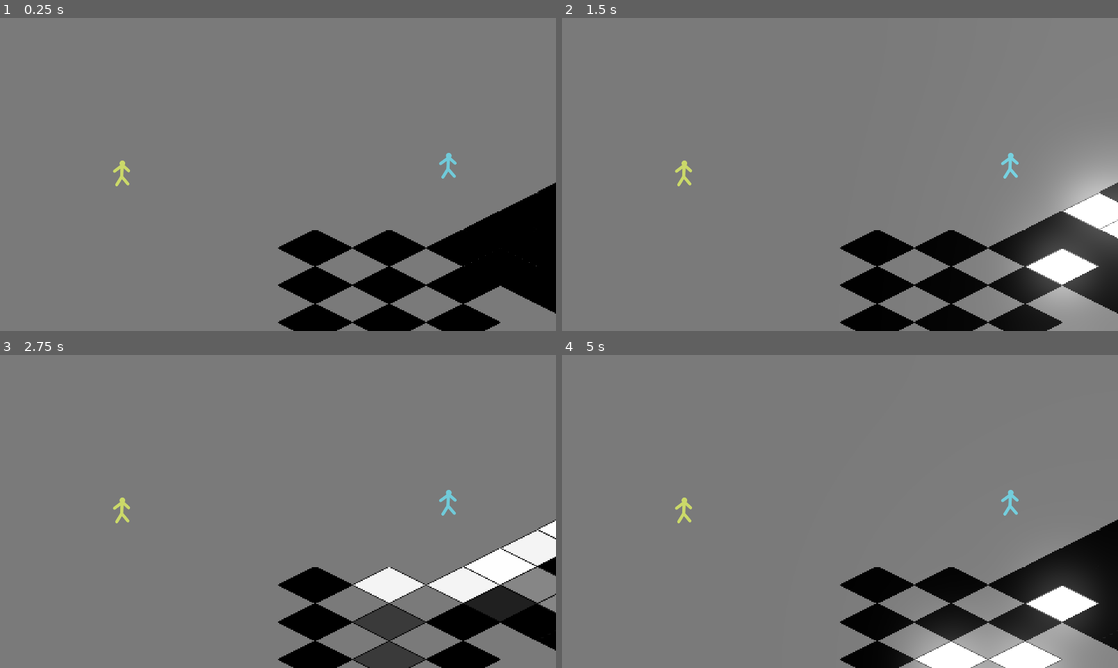
Above: before the commit, frames 1-4 (two rows, left to right).
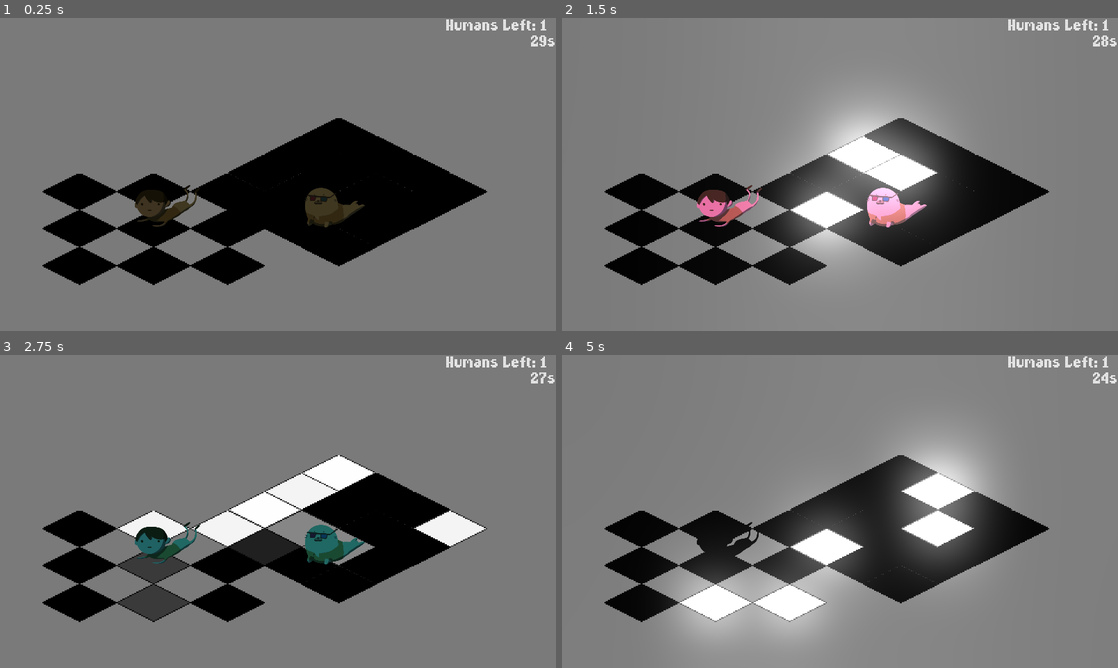
Above: after the commit, the same moments.

Repository: API-Beast/Seal-Clubbing
Game: Godot game, scene res://Main.tscn
Same seed, same stepped clock (60 frames per second), same inputs: the game is played once before the commit and once after it.
Inputs:
- Up to frame 1 (0.25 s): no input
- Up to frame 2 (1.5 s): no input
- Up to frame 3 (2.75 s): no input
- Up to frame 4 (5 s): no input

The runs differ from the first frame. In frame 1, 30% of the frame differs, in the area x 7-100%, y 0-100%; in frame 2, 36%; in frame 3, 29%; in frame 4, 40%.

Commit message:
Basic UI

Diff:
--- /dev/null
+++ b/Font.tres
@@ -0,0 +1,11 @@
+[gd_resource type="DynamicFont" load_steps=2 format=2]
+
+[ext_resource path="res://Assets/LLDISCO_.TTF" type="DynamicFontData" id=1]
+
+[resource]
+
+size = 48
+use_mipmaps = false
+use_filter = false
+font_data = ExtResource( 1 )
+_sections_unfolded = [ "Extra Spacing", "Font", "Settings" ]
--- /dev/null
+++ b/GameState.gd
@@ -0,0 +1,12 @@
+extends Node
+
+export var lives = 3
+
+func _ready():
+	randomize()
+
+func game_over():
+	pass
+
+func get_humans_left():
+	return get_tree().get_nodes_in_group("humans").size()
--- /dev/null
+++ b/HUD.tscn
@@ -0,0 +1,71 @@
+[gd_scene load_steps=4 format=2]
+
+[ext_resource path="res://Font.tres" type="DynamicFont" id=1]
+[ext_resource path="res://Humans Label.gd" type="Script" id=2]
+[ext_resource path="res://TimeLabel.gd" type="Script" id=3]
+
+[node name="HUD" type="CanvasLayer" index="0"]
+
+layer = 1
+offset = Vector2( 0, 0 )
+rotation = 0.0
+scale = Vector2( 1, 1 )
+transform = Transform2D( 1, 0, 0, 1, 0, 0 )
+
+[node name="Control" type="Control" parent="." index="0"]
+
+anchor_left = 0.0
+anchor_top = 0.0
+anchor_right = 1.0
+anchor_bottom = 1.0
+rect_pivot_offset = Vector2( 0, 0 )
+mouse_filter = 0
+mouse_default_cursor_shape = 0
+size_flags_horizontal = 1
+size_flags_vertical = 1
+
+[node name="HumansLabel" type="Label" parent="Control" index="0"]
+
+anchor_left = 1.0
+anchor_top = 0.0
+anchor_right = 1.0
+anchor_bottom = 0.0
+margin_left = -380.0
+margin_top = 3.0
+margin_right = 1.0
+margin_bottom = 52.0
+rect_pivot_offset = Vector2( 0, 0 )
+mouse_filter = 2
+mouse_default_cursor_shape = 0
+size_flags_horizontal = 1
+size_flags_vertical = 4
+custom_fonts/font = ExtResource( 1 )
+text = "Humans Left: 14"
+percent_visible = 1.0
+lines_skipped = 0
+max_lines_visible = -1
+script = ExtResource( 2 )
+_sections_unfolded = [ "Material", "Theme", "Visibility", "custom_constants", "custom_fonts" ]
+
+[node name="TimeLabel" type="Label" parent="Control" index="1"]
+
+anchor_left = 1.0
+anchor_top = 0.0
+anchor_right = 1.0
+anchor_bottom = 0.0
+margin_left = -87.0
+margin_top = 57.0
+margin_bottom = 106.0
+rect_pivot_offset = Vector2( 0, 0 )
+mouse_filter = 2
+mouse_default_cursor_shape = 0
+size_flags_horizontal = 1
+size_flags_vertical = 4
+custom_fonts/font = ExtResource( 1 )
+text = "30s"
+percent_visible = 1.0
+lines_skipped = 0
+max_lines_visible = -1
+script = ExtResource( 3 )
+_sections_unfolded = [ "custom_fonts" ]
+timer_length = 30
--- /dev/null
+++ b/Human.gd
@@ -0,0 +1,12 @@
+extends KinematicBody2D
+
+export(NodePath) var test
+
+func _ready():
+	var sprites = [preload("Assets/human_1.png"), preload("Assets/human_2.png"), preload("Assets/human_3.png"), preload("Assets/human_4.png"), preload("Assets/human_5.png"), preload("Assets/human_6.png"), preload("Assets/human_7.png")]
+	$Sprite.texture = sprites[floor(rand_range(0, sprites.size()))]
+
+#func _process(delta):
+#	# Called every frame. Delta is time since last frame.
+#	# Update game logic here.
+#	pass
--- a/Human.tscn
+++ b/Human.tscn
@@ -1,27 +1,33 @@
-[gd_scene load_steps=3 format=2]
+[gd_scene load_steps=4 format=2]
 
-[ext_resource path="res://Assets/character.png" type="Texture" id=1]
+[ext_resource path="res://Human.gd" type="Script" id=1]
+[ext_resource path="res://Assets/human_1.png" type="Texture" id=2]
 
 [sub_resource type="RectangleShape2D" id=1]
 
 custom_solver_bias = 0.0
-extents = Vector2( 24.5863, 39.2529 )
+extents = Vector2( 102.868, 44.432 )
 
-[node name="Human" type="KinematicBody2D"]
+[node name="Human" type="KinematicBody2D" groups=[
+"humans",
+]]
 
 input_pickable = false
 collision_layer = 1
 collision_mask = 1
 collision/safe_margin = 0.08
+script = ExtResource( 1 )
+test = null
 
 [node name="Sprite" type="Sprite" parent="." index="0"]
 
-self_modulate = Color( 0.933594, 1, 0.46875, 1 )
+show_behind_parent = true
 position = Vector2( 2.04541, -10.5445 )
-texture = ExtResource( 1 )
-_sections_unfolded = [ "Visibility" ]
+scale = Vector2( 0.652671, 0.652671 )
+texture = ExtResource( 2 )
+_sections_unfolded = [ "Transform", "Visibility" ]
 
 [node name="CollisionShape2D" type="CollisionShape2D" parent="." index="1"]
 
-position = Vector2( 2.70181, -3.78252 )
+position = Vector2( 11.296, 29.3664 )
 shape = SubResource( 1 )
--- /dev/null
+++ b/Humans Label.gd
@@ -0,0 +1,4 @@
+extends Label
+
+func _process(delta):
+	text = "Humans Left: "+str(GameState.get_humans_left())
--- a/Main.tscn
+++ b/Main.tscn
@@ -1,14 +1,16 @@
-[gd_scene load_steps=7 format=2]
+[gd_scene load_steps=9 format=2]
 
 [ext_resource path="res://Assets/background.png" type="Texture" id=1]
 [ext_resource path="res://Human.tscn" type="PackedScene" id=2]
 [ext_resource path="res://Seal.tscn" type="PackedScene" id=3]
 [ext_resource path="res://DiscoFloor.tscn" type="PackedScene" id=4]
+[ext_resource path="res://PlayerController.tscn" type="PackedScene" id=5]
+[ext_resource path="res://HUD.tscn" type="PackedScene" id=6]
 
 [sub_resource type="Animation" id=1]
 
 resource_name = "strobelight"
-length = 1.0
+length = 2.0
 loop = true
 step = 0.1
 tracks/0/type = "value"
@@ -18,10 +20,10 @@
 tracks/0/imported = false
 tracks/0/enabled = true
 tracks/0/keys = {
-"times": PoolRealArray( 0, 0.5, 1 ),
-"transitions": PoolRealArray( 1, 1, 1 ),
+"times": PoolRealArray( 0, 0.2, 0.4, 0.6, 0.8, 1, 1.2, 1.5, 1.6, 1.8, 2 ),
+"transitions": PoolRealArray( 1, 1, 1, 1, 1, 1, 1, 1, 1, 1, 1 ),
 "update": 0,
-"values": [ Color( 1, 1, 1, 1 ), Color( 0.308594, 0.308594, 0.308594, 1 ), Color( 1, 1, 1, 1 ) ]
+"values": [ Color( 0.046875, 0.046875, 0.046875, 1 ), Color( 0, 0, 0, 1 ), Color( 0.691406, 0.635997, 0.418625, 1 ), Color( 0, 0, 0, 1 ), Color( 0.104324, 0.428985, 0.503906, 1 ), Color( 0, 0, 0, 1 ), Color( 0.308594, 0.308594, 0.308594, 1 ), Color( 0.675781, 0.351089, 0.617438, 1 ), Color( 0, 0, 0, 1 ), Color( 0, 0, 0, 1 ), Color( 1, 1, 1, 1 ) ]
 }
 
 [sub_resource type="RectangleShape2D" id=2]
@@ -31,6 +33,7 @@
 
 [node name="Level" type="StaticBody2D"]
 
+position = Vector2( 956.284, 538.858 )
 input_pickable = false
 collision_layer = 1
 collision_mask = 1
@@ -46,13 +49,12 @@
 
 [node name="CanvasModulate" type="CanvasModulate" parent="." index="1"]
 
-visible = false
-color = Color( 0.48006, 0.48006, 0.48006, 1 )
+color = Color( 1, 1, 1, 1 )
 
 [node name="AnimationPlayer" type="AnimationPlayer" parent="." index="2"]
 
 root_node = NodePath("..")
-autoplay = ""
+autoplay = "strobelight"
 playback_process_mode = 1
 playback_default_blend_time = 0.0
 playback_speed = 1.0
@@ -64,9 +66,11 @@
 
 [node name="Human" parent="GameObjects" index="0" instance=ExtResource( 2 )]
 
-position = Vector2( -540.688, 2.65369 )
+position = Vector2( 562.228, 626.333 )
 
 [node name="Seal" parent="GameObjects" index="1" instance=ExtResource( 3 )]
+
+position = Vector2( 1142.62, 619.228 )
 
 [node name="CollisionShape2D" type="CollisionShape2D" parent="." index="4"]
 
@@ -100,3 +104,9 @@
 _sections_unfolded = [ "Drag Margin", "Limit", "Offset", "Smoothing" ]
 
 [node name="DiscoFloor" parent="." index="6" instance=ExtResource( 4 )]
+
+position = Vector2( -557.403, 124.602 )
+
+[node name="PlayerController" parent="." index="7" instance=ExtResource( 5 )]
+
+[node name="HUD" parent="." index="8" instance=ExtResource( 6 )]
--- /dev/null
+++ b/PlayerController.tscn
@@ -0,0 +1,3 @@
+[gd_scene format=2]
+
+[node name="PlayerController" type="Node2D"]
--- /dev/null
+++ b/Seal.gd
@@ -0,0 +1,7 @@
+extends KinematicBody2D
+
+export(NodePath) var test
+
+func _ready():
+	var sprites = [preload("Assets/seal_1.png"), preload("Assets/seal_2.png"), preload("Assets/seal_3.png"), preload("Assets/seal_4.png"), preload("Assets/seal_5.png"), preload("Assets/seal_6.png")]
+	$Sprite.texture = sprites[floor(rand_range(0, sprites.size()))]
--- a/Seal.tscn
+++ b/Seal.tscn
@@ -1,27 +1,32 @@
-[gd_scene load_steps=3 format=2]
+[gd_scene load_steps=4 format=2]
 
-[ext_resource path="res://Assets/character.png" type="Texture" id=1]
+[ext_resource path="res://Seal.gd" type="Script" id=1]
+[ext_resource path="res://Assets/seal_1.png" type="Texture" id=2]
 
 [sub_resource type="RectangleShape2D" id=1]
 
 custom_solver_bias = 0.0
-extents = Vector2( 24.0112, 30.9082 )
+extents = Vector2( 70.0215, 64.7102 )
 
-[node name="Seal" type="KinematicBody2D"]
+[node name="Seal" type="KinematicBody2D" groups=[
+"seals",
+]]
 
 position = Vector2( 588.587, -33.4741 )
 input_pickable = false
 collision_layer = 1
 collision_mask = 1
 collision/safe_margin = 0.08
+script = ExtResource( 1 )
+test = null
 
 [node name="Sprite" type="Sprite" parent="." index="0"]
 
-modulate = Color( 0.5, 0.929688, 1, 1 )
-texture = ExtResource( 1 )
-_sections_unfolded = [ "Material", "Visibility" ]
+scale = Vector2( 0.652671, 0.652671 )
+texture = ExtResource( 2 )
+_sections_unfolded = [ "Animation", "Material", "Offset", "Region", "Transform", "Visibility" ]
 
 [node name="CollisionShape2D" type="CollisionShape2D" parent="." index="1"]
 
-position = Vector2( -1.46301, 12.1919 )
+position = Vector2( -8.86548, 19.5944 )
 shape = SubResource( 1 )
--- /dev/null
+++ b/TimeLabel.gd
@@ -0,0 +1,12 @@
+extends Label
+
+export var timer_length = 30
+var timer = 0
+
+func _ready():
+	timer = timer_length
+
+func _process(delta):
+	if timer > 0.0:
+		timer -= delta
+		text = str(floor(timer))+"s"
--- a/glow.tres
+++ b/glow.tres
@@ -66,7 +66,7 @@
 glow_levels/5 = true
 glow_levels/6 = false
 glow_levels/7 = true
-glow_intensity = 0.17
+glow_intensity = 0.4
 glow_strength = 0.88
 glow_bloom = 0.0
 glow_blend_mode = 0
--- a/glowtile.tscn
+++ b/glowtile.tscn
@@ -1,9 +1,15 @@
-[gd_scene load_steps=8 format=2]
+[gd_scene load_steps=9 format=2]
 
 [ext_resource path="res://glowtile.png" type="Texture" id=1]
 [ext_resource path="res://glowtile.gd" type="Script" id=2]
 
-[sub_resource type="Animation" id=4]
+[sub_resource type="CanvasItemMaterial" id=1]
+
+render_priority = 0
+blend_mode = 0
+light_mode = 1
+
+[sub_resource type="Animation" id=2]
 
 resource_name = "none"
 length = 2.0
@@ -60,9 +66,8 @@
 "values": [ Color( 0, 0, 0, 1 ), Color( 1, 1, 1, 1 ), Color( 0, 0, 0, 1 ), Color( 0, 0, 0, 1 ) ]
 }
 
-[sub_resource type="Animation" id=1]
+[sub_resource type="Animation" id=5]
 
-resource_name = "turn_off"
 length = 1.0
 loop = false
 step = 0.1
@@ -79,9 +84,8 @@
 "values": [ Color( 1, 1, 1, 1 ), Color( 0, 0, 0, 1 ) ]
 }
 
-[sub_resource type="Animation" id=2]
+[sub_resource type="Animation" id=6]
 
-resource_name = "turn_on"
 length = 1.0
 loop = false
 step = 0.1
@@ -98,9 +102,10 @@
 "values": [ Color( 0, 0, 0, 1 ), Color( 1, 1, 1, 1 ) ]
 }
 
-[node name="glowtile" type="Sprite" index="0"]
+[node name="glowtile" type="Sprite"]
 
 modulate = Color( 0, 0, 0, 1 )
+material = SubResource( 1 )
 position = Vector2( 128, 64 )
 texture = ExtResource( 1 )
 script = ExtResource( 2 )
@@ -113,9 +118,9 @@
 playback_process_mode = 1
 playback_default_blend_time = 0.0
 playback_speed = 1.0
-anims/none = SubResource( 4 )
+anims/none = SubResource( 2 )
 anims/quick_flash = SubResource( 3 )
-anims/short_pulse = SubResource( 5 )
-anims/turn_off = SubResource( 1 )
-anims/turn_on = SubResource( 2 )
+anims/short_pulse = SubResource( 4 )
+anims/turn_off = SubResource( 5 )
+anims/turn_on = SubResource( 6 )
 blend_times = [  ]
--- a/project.godot
+++ b/project.godot
@@ -14,6 +14,10 @@
 run/main_scene="res://Main.tscn"
 config/icon="res://icon.png"
 
+[autoload]
+
+GameState="*res://GameState.gd"
+
 [display]
 
 window/size/width=1920
Binary file added: Assets/LLDISCO_.TTF
Not shown: 1 places in glowtile.tscn that only renumber resources
